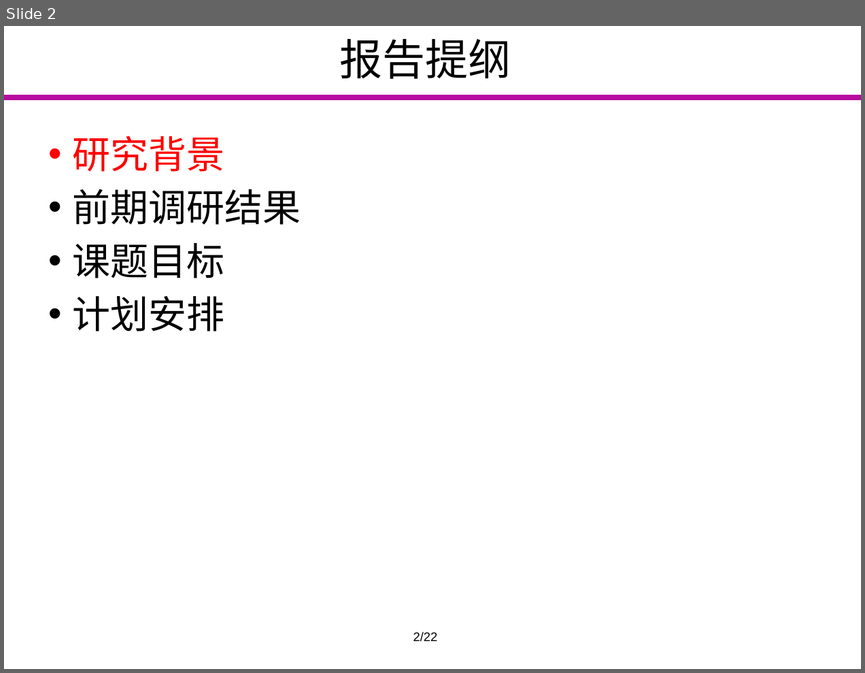
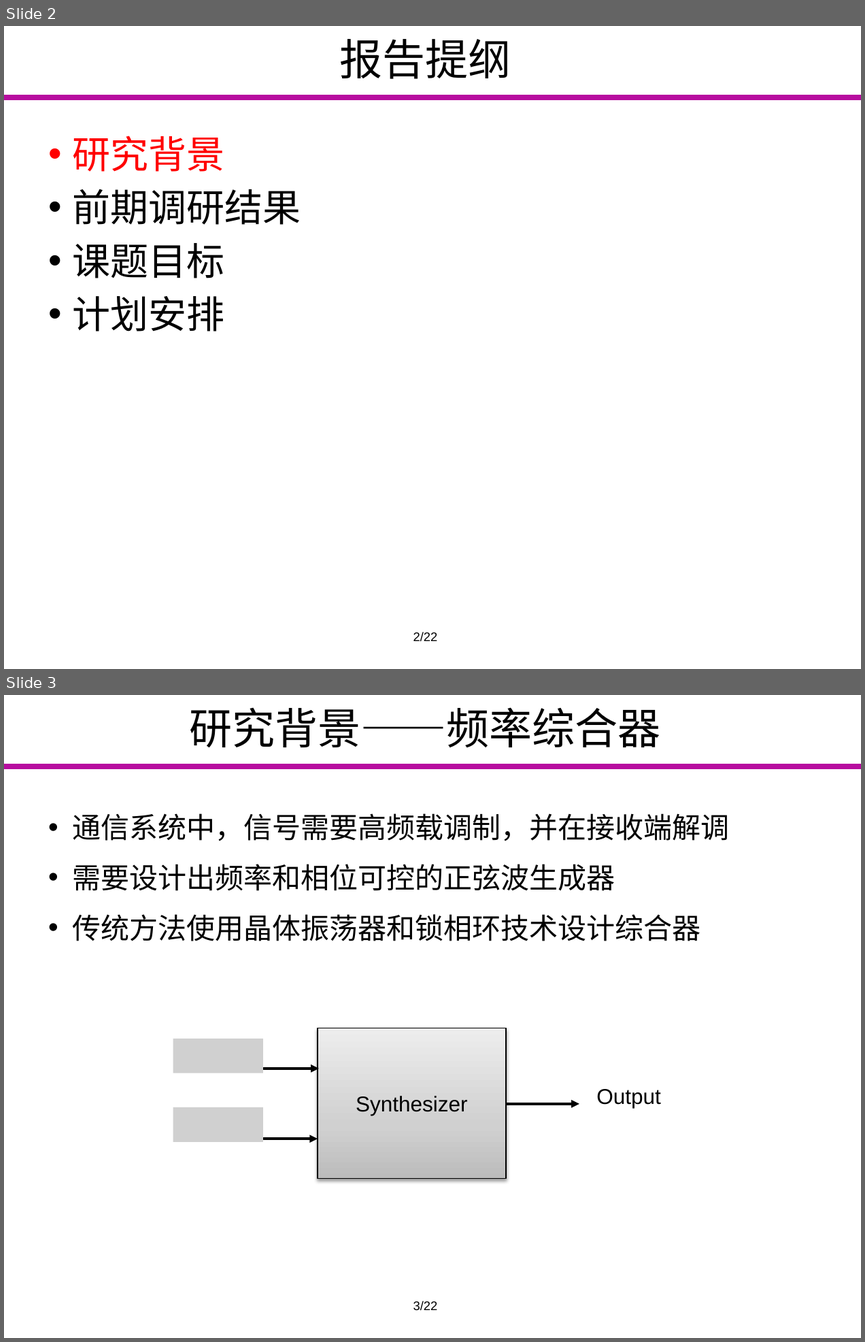
Before and after one commit to Markov2016/kaiti, a slide deck: ppt/yyx_v1.0.pptx. Shown one above the other, each under a label of ours: slide 2 before the commit, slides 2 and 3 after it. The pictures are 865x673 and 865x1342 pixels, drawn with LibreOffice and Linux fonts; fonts in the diff are those of the drawing; grey boxes stand for pictures; background and template pictures are left out. Boxes give left, top, right and bottom in pixels: in the first picture for what was removed or moved away, otherwise in the second. Text is boxed around its words. In the diff, an @@ line names an element or a change of style, - is before the commit and + after.

```diff
--- a/ppt/yyx_v1.0.pptx
+++ b/ppt/yyx_v1.0.pptx
@@ slide 3 added at (4, 695, 861, 1338), background #FFFFFF; not listed: 1 template element that a slide beside it also shows @@
@@ title added at (190, 707, 661, 747), 36 pt, text #000000 @@
+研究背景——频率综合器
@@ text added at (73, 813, 730, 941), 24 pt, text #000000 @@
+• 通信系统中，信号需要高频载调制，并在接收端解调
+• 需要设计出频率和相位可控的正弦波生成器
+• 传统方法使用晶体振荡器和锁相环技术设计综合器
@@ group added at (173, 1028, 660, 1179): 3 arrows, 2 pictures, 1 rectangle, 1 text @@
+Synthesizer
+Output
@@ text added at (413, 1300, 438, 1310), 10.5 pt, text #000000 @@
+3/22
```
Also in this commit, not shown: 3 other slides added, 5 slides removed.
